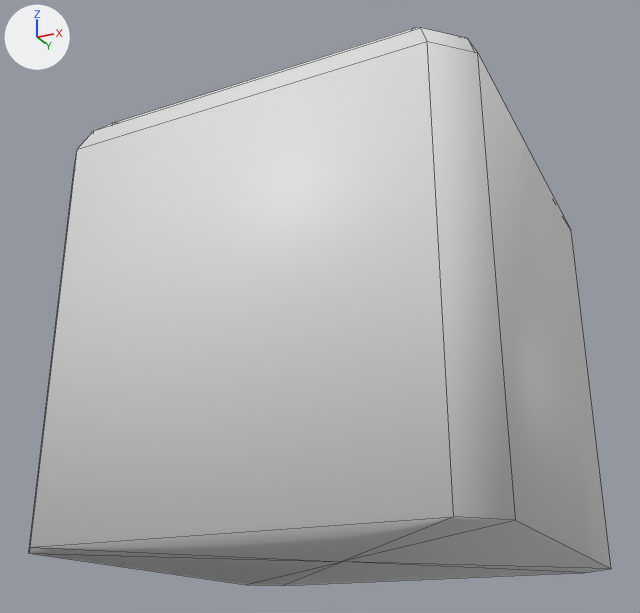
A saved change to the FBX model Assets/Models/LD Elements/ParkourGabarits/SquareBase_Bevel.fbx.
Rendered twice from a camera (50 mm lens) standing at (1.715, -3.642, -0.417) and looking at (-0.053, -0.105, 1.175). The lights are fixed; the arrows at upper left show +X, +Y and +Z. The picture after the commit comes second. Mesh edges are drawn as thin lines.

The first picture shows 'SquareBase'.
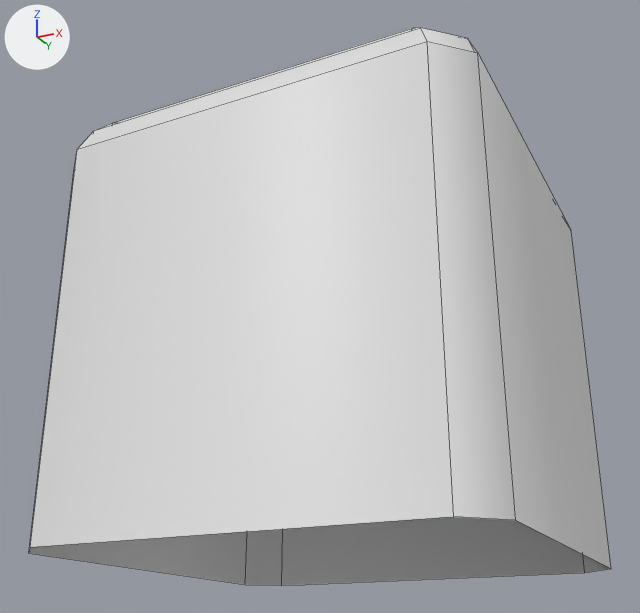
Boxes (x1, y1, x2, y2) around the edits, measured in the pictures (640 x 613 px):
```json
{"part": 1, "of": "me_plane_001", "change": "deleted", "before": [29, 517, 611, 585]}
```

Scene script edits in JSON lines:
```json
{"block": "me_plane_001", "where": "# used by ob_squarebase; location = (0.0, 0.0, 0.0)"}
{"block": "me_plane_001", "where": "# verts and faces of me_plane_001; kept vertices keep their numbers, new ones are numbered from 50"}
{"block": "me_plane_001", "where": "# before: 0 (-0.85, -1.0, 0.0) at pixel (30, 547), 1 (-1.0, -0.85, 0.0) at pixel (28, 553), 2 (1.0, -0.85, 0.0) at pixel (515, 520), 3 (0.85, -1.0, 0.0) at pixel (453, 516), 4 (-1.0, 0.85, 0.0) at pixel (245, 584)"}
{"block": "me_plane_001", "where": "# before: 5 (-0.85, 1.0, 0.0) at pixel (281, 585), 6 (0.85, 1.0, 0.0) at pixel (584, 572), 7 (1.0, 0.85, 0.0) at pixel (611, 568), 49 (0.0, 0.0, 0.0) at pixel (341, 561)"}
{"op": "remove", "block": "me_plane_001", "code": "me_plane_001.from_pydata(...)  # 50 vertices, 56 faces; spans x -1.0..1.0, y -1.0..1.0, z 0.0..2.0"}
{"op": "add", "block": "me_plane_001", "code": "me_plane_001.from_pydata(...)  # 49 vertices, 48 faces; spans x -1.0..1.0, y -1.0..1.0, z 0.0..2.0"}
{"block": "me_plane_001", "change": "me_plane_001 part 1"}
{"op": "add", "block": "me_plane_001", "code": "delete_vertices([49])  # with the faces that use them"}
```
